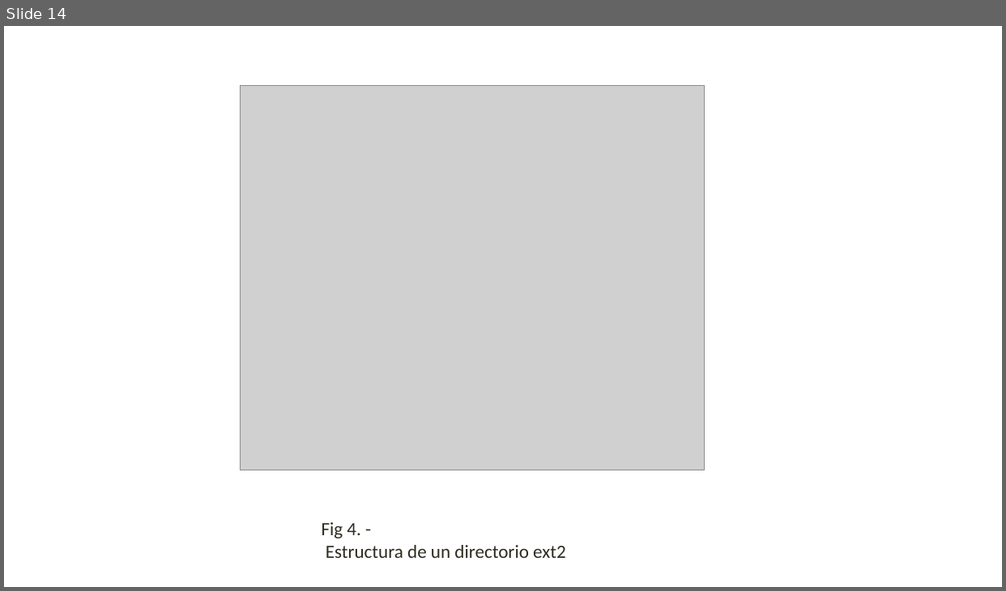
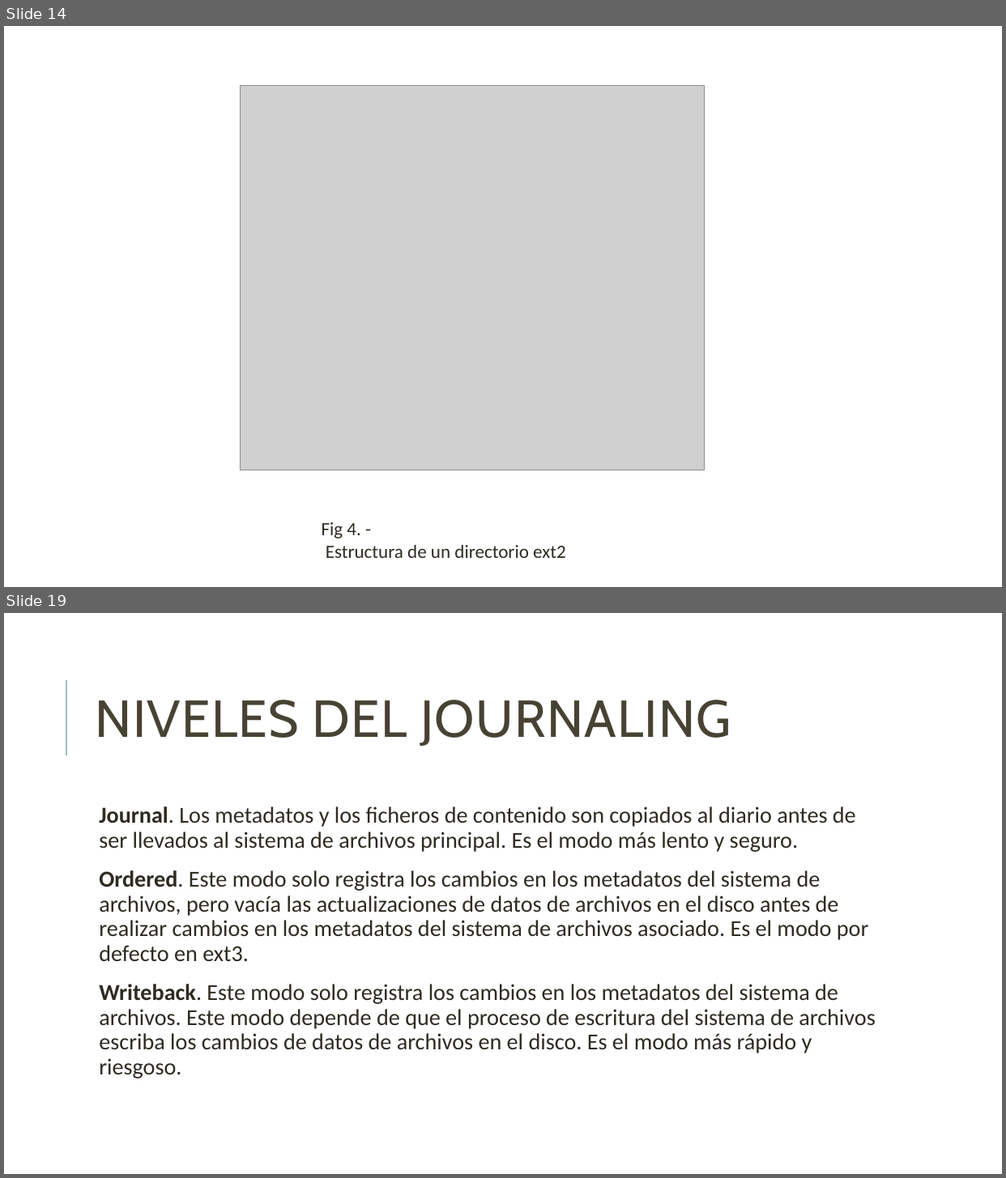
Before and after one commit to unamfi/sistop-2020-1, a slide deck: exposiciones/GonzálezAndrés/Extended.pptx. Shown one above the other, each under a label of ours: slide 14 before the commit, slides 14 and 19 after it; the slides between them are not shown. The pictures are 1006x591 and 1006x1178 pixels, drawn with LibreOffice and Linux fonts; fonts in the diff are those of the drawing; grey boxes stand for pictures. Boxes give left, top, right and bottom in pixels: in the first picture for what was removed or moved away, otherwise in the second. Text is boxed around its words. In the diff, an @@ line names an element or a change of style, - is before the commit and + after.

```diff
--- a/exposiciones/GonzálezAndrés/Extended.pptx
+++ b/exposiciones/GonzálezAndrés/Extended.pptx
@@ slide 19 added at bbox=[4, 613, 1002, 1174], background #FFFFFF @@
@@ line added from (66, 756) to (66, 680), #9CBEBD 1.5 pt @@
@@ title added at bbox=[96, 700, 731, 746], 50 pt, text #474233 @@
+NIVELES DEL JOURNALING
@@ text added at bbox=[99, 807, 875, 1079], 22 pt, text #2E2B21 @@
+  Journal. Los metadatos y los ficheros de contenido son copiados al diario antes de ser llevados al sistema de archivos principal. Es el modo más lento y seguro.
+  Ordered. Este modo solo registra los cambios en los metadatos del sistema de archivos, pero vacía las actualizaciones de datos de archivos en el disco antes de realizar cambios en los metadatos del sistema de archivos asociado. Es el modo por defecto en ext3.
+  Writeback. Este modo solo registra los cambios en los metadatos del sistema de archivos. Este modo depende de que el proceso de escritura del sistema de archivos escriba los cambios de datos de archivos en el disco. Es el modo más rápido y riesgoso.
```
Also in this commit, not shown: 2 slides changed, 5 other slides added.
